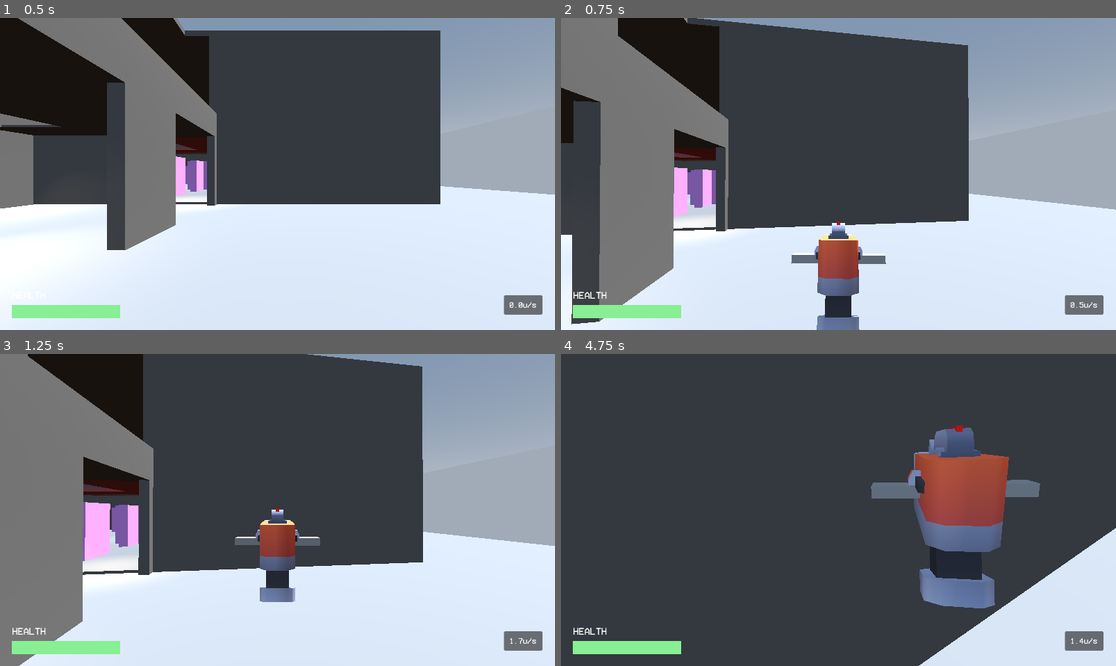
Above: before the commit, frames 1-4 (two rows, left to right).
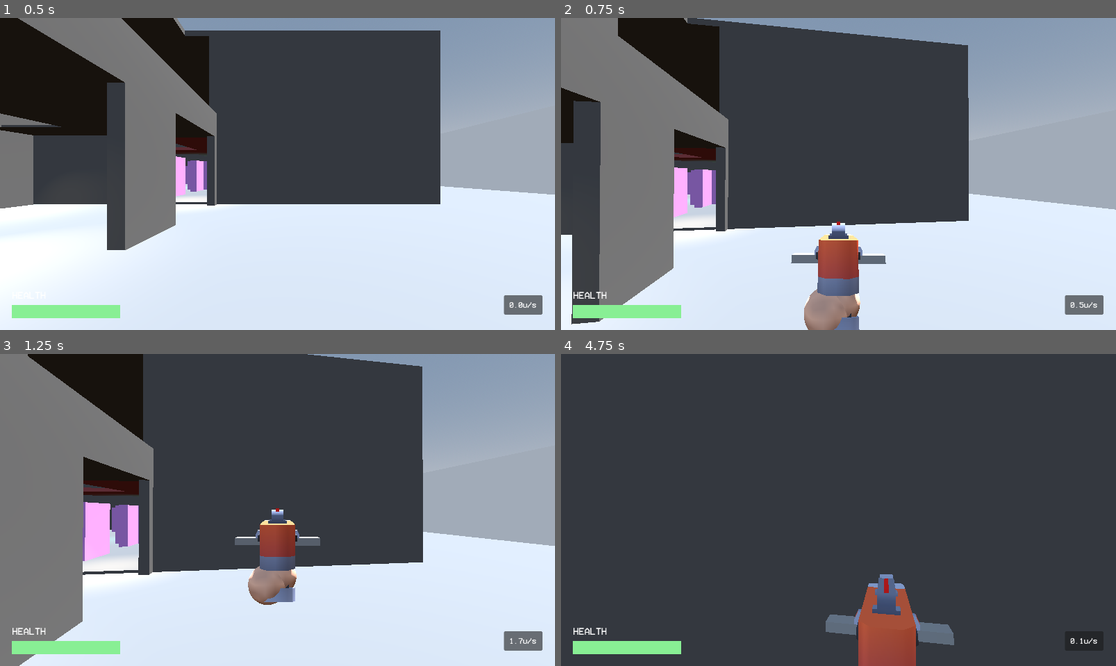
Above: after the commit, the same moments.

Repository: ts-scik/goop-gun
Game: Godot game, scene res://Prefabs/main_scene.tscn
The game is run twice, just before and just after one commit, with the same random seed, the same clock (stepped at 60 frames per second) and the same inputs. The engine's default icon, where the game draws it, is replaced by a stand-in: a white triangle on a blue panel in a dark square.
Inputs (mouse positions are in pixels of both pictures, inside the frame that each line leads up to):
- Up to frame 1 (0.5 s): no input
- Up to frame 2 (0.75 s): tap Enter at 0.5 s; move the mouse to (866, 174) at 0.52 s; hold W (forward) from 0.53 s (still down); hold Right mouse button (aim_btn) from 0.53 s (still down)
- Up to frame 3 (1.25 s): keep holding W (forward); keep holding Right mouse button (aim_btn); tap Space (jump) at 0.77 s
- Up to frame 4 (4.75 s): keep holding W (forward); move the mouse to (810, 510) at 1.27 s; release Right mouse button (aim_btn) at 1.28 s; tap Ctrl (crouch) at 1.35, 4.35 s; tap Space (jump) at 1.52, 3.02, 3.77, 4.52 s; move the mouse to (849, 503) at 2.02 s; hold Shift (run) 2.03-2.78 s; move the mouse to (832, 516) at 2.77 s; click (832, 516) at 2.85 s; move the mouse to (877, 513) at 3.52 s; hold Right mouse button (aim_btn) 3.53-4.28 s; tap R (reload) at 4.15 s; move the mouse to (794, 506) at 4.27 s

Frame 1 is identical in both runs. In frame 2, 0.9% of the frame differs, in the area x 43-54%, y 86-100%; in frame 3, 0.7%; in frame 4, 19%, in the area x 47-100%, y 22-100%.

Commit message:
did even more reload work... added silly little orb hands!!

Diff:
--- a/Prefabs/Player/camera_controller.tscn
+++ b/Prefabs/Player/camera_controller.tscn
@@ -20,9 +20,27 @@
 metadata/_snap_enabled = true
 metadata/_snap_count = 20
 
+[sub_resource type="StandardMaterial3D" id="StandardMaterial3D_y6rwu"]
+albedo_color = Color(0.9521565, 0.714234, 0.60193515, 1)
+
+[sub_resource type="SphereMesh" id="SphereMesh_y6rwu"]
+material = SubResource("StandardMaterial3D_y6rwu")
+radius = 0.05
+height = 0.1
+
 [node name="CameraController" type="Node3D"]
 script = ExtResource("1_hitlr")
 viewbob_curve = SubResource("Curve_7w2as")
+
+[node name="Hands" type="Node3D" parent="."]
+
+[node name="LHand" type="MeshInstance3D" parent="Hands"]
+mesh = SubResource("SphereMesh_y6rwu")
+skeleton = NodePath("../..")
+
+[node name="RHand" type="MeshInstance3D" parent="Hands"]
+mesh = SubResource("SphereMesh_y6rwu")
+skeleton = NodePath("../..")
 
 [node name="GunController" parent="." instance=ExtResource("2_7w2as")]
 transform = Transform3D(0.8, 0, 0, 0, 0.56568545, 0.56568545, 0, -0.56568545, 0.56568545, 0, -0.5, -0.4)
--- a/Prefabs/Player/gun_controller.tscn
+++ b/Prefabs/Player/gun_controller.tscn
@@ -1,10 +1,11 @@
-[gd_scene load_steps=11 format=4 uid="uid://c37slaodjgit6"]
+[gd_scene load_steps=12 format=4 uid="uid://c37slaodjgit6"]
 
 [ext_resource type="Script" uid="uid://clf1pp0ppnwps" path="res://Scripts/Player/CameraController/gun_controller.gd" id="1_vdk2e"]
 [ext_resource type="PackedScene" uid="uid://bt40rudw6xpgg" path="res://Prefabs/Player/magazine_controller.tscn" id="2_igb2n"]
 [ext_resource type="Texture2D" uid="uid://dq874bc21aslj" path="res://Models/kenney_blaster-kit_2.1/Textures/colormap.png" id="2_vdk2e"]
 [ext_resource type="Script" uid="uid://b8b2ltlkdgkp2" path="res://Scripts/Player/CameraController/gun_raycast.gd" id="3_uilo2"]
 [ext_resource type="AudioStream" uid="uid://ro6npthlf24i" path="res://Sounds/gunshots/gunshot_cg1.wav" id="4_8ii4o"]
+[ext_resource type="AudioStream" uid="uid://iwk0b8n1fdo7" path="res://Sounds/gunshots/outofammo.wav" id="6_uilo2"]
 
 [sub_resource type="StandardMaterial3D" id="StandardMaterial3D_08u7w"]
 albedo_color = Color(1, 0, 0, 1)
@@ -64,6 +65,12 @@
 
 [node name="GripMarkers" type="Node3D" parent="GunModelHolder"]
 
+[node name="LHandMarker" type="Marker3D" parent="GunModelHolder/GripMarkers"]
+transform = Transform3D(0.8660253, -0.49999997, 0, 0.49999997, 0.8660253, 0, 0, 0, 1, -0.031249998, -0.124999985, 0.09999999)
+
+[node name="RHandMarker" type="Marker3D" parent="GunModelHolder/GripMarkers"]
+transform = Transform3D(1, 0, 0, 0, 1, 0, 0, 0, 1, 0, -0.10625, 0.074999996)
+
 [node name="MagazineController" parent="GunModelHolder" instance=ExtResource("2_igb2n")]
 
 [node name="GunModel" type="Node3D" parent="GunModelHolder"]
@@ -86,3 +93,6 @@
 
 [node name="GunSound" type="AudioStreamPlayer3D" parent="."]
 stream = ExtResource("4_8ii4o")
+
+[node name="ClickSound" type="AudioStreamPlayer3D" parent="."]
+stream = ExtResource("6_uilo2")
--- a/Prefabs/Player/player.tscn
+++ b/Prefabs/Player/player.tscn
@@ -24,8 +24,9 @@
 
 [node name="FootstepSound" type="AudioStreamPlayer3D" parent="."]
 stream = ExtResource("2_08u7w")
+volume_db = -17.0
 
-[node name="PlayerModel" type="MeshInstance3D" parent="."]
+[node name="PlayerBodyModel" type="MeshInstance3D" parent="."]
 transform = Transform3D(1, 0, 0, 0, 1, 0, 0, 0, 1, 0, 1, 0)
 mesh = SubResource("CapsuleMesh_km5ld")
 
--- a/Scripts/Player/CameraController/CameraStates/Handling/handling.gd
+++ b/Scripts/Player/CameraController/CameraStates/Handling/handling.gd
@@ -5,7 +5,7 @@
 ## Called by the state machine when receiving unhandled input events.
 func handle_input(event: InputEvent) -> void:
 	if event.is_action_pressed("reload"):
-		finished.emit("HandlingOut")
+		cmk.want_handling = !cmk.want_handling
 	if Input.mouse_mode == Input.MOUSE_MODE_CAPTURED:
 		# Handle mouse movement
 		if event is InputEventMouseMotion:
@@ -13,7 +13,7 @@
 			cmk.mouse_input.y += -event.screen_relative.y * cmk.mouse_sensitivity
 			cmk.gun_input_rotation.y = clampf(
 					cmk.gun_input_rotation.y + (cmk.mouse_input.x * cmk.camera_sensitivity),
-					deg_to_rad(-100),
+					deg_to_rad(-190),
 					deg_to_rad(170)
 				)
 			cmk.gun_input_rotation.x = clampf(
@@ -42,9 +42,15 @@
 	# ... at least it did at some point!!
 	_get_gun_target_transform(delta)
 
+	# --- PLAYER HANDS --- #
+	_cam_hand_update()
+
 	# --- CLEANUP --- #
 	# Reset mouse input for next frame
 	cmk.mouse_input = Vector2.ZERO
+
+	if(cmk.want_handling == false):
+		finished.emit("HandlingOut")
 
 
 ## Returns desired FOV value at current frame
@@ -131,9 +137,18 @@
 ## is a dictionary with arbitrary data the state can use to initialize itself.
 func enter(previous_state_path: String, data := {}) -> void:
 	cmk.gun_input_rotation = Vector3.ZERO
+	pass
 
 
 ## Called by the state machine before changing the active state.
 ## Use this function to clean up the state.
 func exit() -> void:
 	cmk.gun_input_rotation = Vector3.ZERO
+	pass
+
+
+## Snap the player's right camera hand model to the gun's marked position
+## Move the player's left hand offscreen
+func _cam_hand_update() -> void:
+	cmk.l_hand.global_position = cmk.gck.r_hand_grip_marker.global_position
+	cmk.r_hand.position = Vector3.ZERO
--- a/Scripts/Player/CameraController/CameraStates/Handling/handling_in.gd
+++ b/Scripts/Player/CameraController/CameraStates/Handling/handling_in.gd
@@ -4,7 +4,7 @@
 ## Called by the state machine when receiving unhandled input events.
 func handle_input(_event: InputEvent) -> void:
 	if _event.is_action_pressed("reload"):
-		finished.emit("HandlingOut")
+		cmk.want_handling = !cmk.want_handling
 
 
 ## Called by the state machine on the engine's main loop tick.
@@ -27,6 +27,12 @@
 	# Update the gun's position + rotation - MUST BE AFTER MOUSE/CAMERA UPDATES!!
 	# ... at least it did at some point!!
 	_get_gun_target_transform(delta)
+
+	# --- PLAYER HANDS --- #
+	_cam_hand_update()
+
+	if(cmk.want_handling == false):
+		finished.emit("HandlingOut")
 
 	if(cmk.reload_timer >= cmk.reload_entry_time):
 		finished.emit("Handling")
@@ -139,3 +145,10 @@
 ## Use this function to clean up the state.
 func exit() -> void:
 	pass
+
+
+## Snap the player's right camera hand model to the gun's marked position
+## Move the player's left hand offscreen
+func _cam_hand_update() -> void:
+	cmk.l_hand.global_position = cmk.gck.r_hand_grip_marker.global_position
+	cmk.r_hand.position = Vector3.ZERO
--- a/Scripts/Player/CameraController/CameraStates/Handling/handling_out.gd
+++ b/Scripts/Player/CameraController/CameraStates/Handling/handling_out.gd
@@ -4,7 +4,7 @@
 ## Called by the state machine when receiving unhandled input events.
 func handle_input(_event: InputEvent) -> void:
 	if _event.is_action_pressed("reload"):
-		finished.emit("HandlingIn")
+		cmk.want_handling = !cmk.want_handling
 
 
 ## Called by the state machine on the engine's main loop tick.
@@ -27,6 +27,12 @@
 	# Update the gun's position + rotation - MUST BE AFTER MOUSE/CAMERA UPDATES!!
 	# ... at least it did at some point!!
 	_get_gun_target_transform(delta) # [ABSTRACT]
+
+	# --- PLAYER HANDS --- #
+	_cam_hand_update()
+
+	if(cmk.want_handling):
+		finished.emit("HandlingIn")
 
 	if(cmk.reload_timer <= 0.0):
 		finished.emit("Unaimed")
@@ -139,3 +145,10 @@
 ## Use this function to clean up the state.
 func exit() -> void:
 	pass
+
+
+## Snap the player's right camera hand model to the gun's marked position
+## Move the player's left hand offscreen
+func _cam_hand_update() -> void:
+	cmk.l_hand.global_position = cmk.gck.r_hand_grip_marker.global_position
+	cmk.r_hand.position = Vector3.ZERO
--- a/Scripts/Player/CameraController/CameraStates/Standard/std_aimed.gd
+++ b/Scripts/Player/CameraController/CameraStates/Standard/std_aimed.gd
@@ -20,7 +20,7 @@
 				cmk.gck.shoot()
 			else:
 				# do an out-of-ammo animation + sound
-				# TODO
+				cmk.gck.shoot_fail()
 				print("out of ammo!!")
 
 	super(delta)
--- a/Scripts/Player/CameraController/CameraStates/Standard/std_camerastate.gd
+++ b/Scripts/Player/CameraController/CameraStates/Standard/std_camerastate.gd
@@ -20,9 +20,7 @@
 func handle_input(event: InputEvent) -> void:
 	# custom bit to handle reloading
 	if event.is_action_pressed("reload"):
-		cmk.ads_timer = 0.0
-		cmk.aim_held = false
-		finished.emit("HandlingIn")
+		cmk.want_handling = !cmk.want_handling
 	# do regular mouse input capture
 	if Input.mouse_mode == Input.MOUSE_MODE_CAPTURED:
 		# Handle mouse movement
@@ -93,6 +91,10 @@
 	if(cmk.screen_size != Vector2(get_viewport().size)):
 		cmk._viewport_update()
 
+	# Release aim hold if we're handling
+	if(cmk.want_handling == true):
+		cmk.aim_held = false
+
 	# Handle mouse input
 	var cam_target_fov : float = _determine_zoom_fov() # [ABSTRACT]
 	var cam_target_tf : Transform3D = _get_camera_target_transform()
@@ -110,6 +112,9 @@
 	# ... at least it did at some point!!
 	_get_gun_target_transform(delta) # [ABSTRACT]
 	_determine_gun_sway(delta)
+
+	# --- PLAYER HANDS --- #
+	_cam_hand_update()
 
 	# --- CLEANUP --- #
 	# Reset mouse input for next frame
@@ -222,3 +227,9 @@
 	cmk.last_cmk_rot = cmk_rot
 
 	return cmk.gck.camera_sway * cmk.gck.gun_sway_max
+
+
+## Snap player camera hand models to the gun's marked positions
+func _cam_hand_update() -> void:
+	cmk.r_hand.global_position = cmk.gck.l_hand_grip_marker.global_position
+	cmk.l_hand.global_position = cmk.gck.r_hand_grip_marker.global_position
--- a/Scripts/Player/CameraController/CameraStates/Standard/std_unaimed.gd
+++ b/Scripts/Player/CameraController/CameraStates/Standard/std_unaimed.gd
@@ -33,3 +33,5 @@
 	# If we're trying to aim, start doing it!
 	if cmk.aim_held:
 		finished.emit("AimIn")
+	if cmk.want_handling:
+		finished.emit("HandlingIn")
--- a/Scripts/Player/CameraController/camera_controller.gd
+++ b/Scripts/Player/CameraController/camera_controller.gd
@@ -20,7 +20,7 @@
 @export var max_pitch : float = 1.0	# Euler degrees
 @export var max_roll : float = 2.5	# Euler degrees
 @export_group("Gun Kick")
-@export var kick_amount = Vector2(0.025,0.05) # Cursor's x/y screen kick amount
+@export var kick_amount := Vector2(0.025,0.05) # Cursor's x/y screen kick amount
 @export_group("Camera Shake")
 @export var camera_shake_enabled = true	# Whether camera x/y shake is enabled
 @export var camera_roll_enabled = true	# Whether camera roll shake is enabled
@@ -51,6 +51,7 @@
 @export_group("Reloading")
 @export var reload_entry_time : float = 0.5	# Time to enter reload state (in seconds)
 var reload_timer : float = 0.0	# Timer for reload lerp
+var want_handling : bool = false # Whether we want to be handling the gun
 @export_group("Mouse Deadzone")
 @export var mouse_deadzone : Vector3 = Vector3(0.1, 0.65, 0.35) # Mouse deadzone (in screen %) (x, yTop, yBottom)
 
@@ -60,6 +61,9 @@
 @export var camera_sensitivity : float = 0.5 	# Mouse camera sensitivity
 @export var aim_sensitivity : float = 0.1 		# Mouse aim sensitivity
 @export var gamepad_sense_scale : float = 15 	# Gamepad sensitivity multiplier
+
+@onready var l_hand : MeshInstance3D = get_node("Hands/LHand")
+@onready var r_hand : MeshInstance3D = get_node("Hands/RHand")
 
 # Mouse input variables
 var mouse_input : Vector2		# Stores mouse input (1gets reset each frame!)
@@ -154,7 +158,7 @@
 	# TODO - make it so that this doesn't cause horizontal rotation
 	# TODO - minimize vertical camera rotation
 	# TODO - make this a lerp rather than an instantaneous snap
-	var kick_store = kick_amount
+	var kick_store : Vector2 = kick_amount
 	kick_store.x *= ((randi() & 2) - 1)
 	mouse_input += kick_store # TODO scale with screen size ?
 
--- a/Scripts/Player/CameraController/gun_controller.gd
+++ b/Scripts/Player/CameraController/gun_controller.gd
@@ -10,9 +10,12 @@
 var gun_model_holder_basepos : Vector3
 
 @onready var gun_sound : AudioStreamPlayer3D = get_node("GunSound")
+@onready var click_sound : AudioStreamPlayer3D = get_node("ClickSound")
 @onready var gun_model_holder : Node3D = get_node("GunModelHolder")
 @onready var ray : RayCast3D = get_node("GunModelHolder/GunRaycast")
 @onready var gun_magazine : MagazineController = get_node("GunModelHolder/MagazineController")
+@onready var l_hand_grip_marker : Marker3D = get_node("GunModelHolder/GripMarkers/LHandMarker")
+@onready var r_hand_grip_marker : Marker3D = get_node("GunModelHolder/GripMarkers/RHandMarker")
 
 @export_category("Animating")
 @export_group("Sway")
@@ -110,6 +113,14 @@
 	start_gun_shoot_anim()
 
 
+## For when you try to shoot on an empty mag
+func shoot_fail() -> void:
+	# handle sound
+	click_sound.play()
+	# handle anim
+	start_gun_shoot_anim(0.05)
+
+
 ## Returns 0.0 -> 1.0 value for how long is left in our shooting animation
 ## Value of [1.0] means that we're not currently in a shooting animation
 func shoot_time_remaining() -> float:
@@ -119,7 +130,7 @@
 
 
 ## Starts gun shoot animation
-func start_gun_shoot_anim() -> void:
+func start_gun_shoot_anim(amount : float = 1.0) -> void:
 	# if shoot tween running, kill it
 	if _gun_shoot_tween:
 		_gun_shoot_tween.kill()
@@ -127,14 +138,14 @@
 	# start new shoot tween
 	_gun_shoot_tween = create_tween()
 	_gun_shoot_tween.tween_method(
-		_update_gun_shoot,
+		_update_gun_shoot.bind(amount),
 		0.0, 1.0,
 		gun_shoot_time
 	).set_ease(Tween.EASE_OUT)
 
 
 ## [Tween method] - Handles gun shoot animation
-func _update_gun_shoot(alpha : float) -> void:
+func _update_gun_shoot(alpha : float, amount : float = 1.0) -> void:
 	# wght is used for variables that peak at kick_peak_pct
 	# before peak - wght maps (0.0, kick_peak_pct) -> (0.0, 1.0)
 	# after peak  - wght maps (kick_peak_pct, 1.0) -> (1.0, 0.0)
@@ -145,13 +156,13 @@
 		wght = 1 - ((alpha - kick_peak_pct) / (1 - kick_peak_pct))
 
 	# variables that peak at kick_peak_pct, then linearly taper
-	current_shoot_offset.z = wght * shoot_offset_max.z	# kick-back
-	current_shoot_offset.y = wght * shoot_offset_max.y	# kick-up
-	current_shoot_angle.x = lerpf(0, shoot_angle_max.x, wght)	# kick pitch
+	current_shoot_offset.z = wght * shoot_offset_max.z * amount	# kick-back
+	current_shoot_offset.y = wght * shoot_offset_max.y * amount	# kick-up
+	current_shoot_angle.x = lerpf(0, shoot_angle_max.x * amount, wght)	# kick pitch
 	# variables that follow a sin wave of frequency 2
-	var amt = (sin(alpha * TAU * 2))
-	current_shoot_angle.y = amt * shoot_angle_max.y * (1-alpha)	# kick yaw
-	current_shoot_angle.z = amt * shoot_angle_max.z * (1-alpha)	# kick roll
+	var wav = (sin(alpha * TAU * 2))
+	current_shoot_angle.y = wav * shoot_angle_max.y * amount  * (1-alpha)	# kick yaw
+	current_shoot_angle.z = wav * shoot_angle_max.z * amount  * (1-alpha)	# kick roll
 
 
 ## Starts end-of-footstep gun shake
Not shown: 1 places in Prefabs/Player/camera_controller.tscn that only renumber resources
Not shown, added: Sounds/gunshots/outofammo.wav.import
Not shown, added: Sounds/gunshots/outofammo.wav
